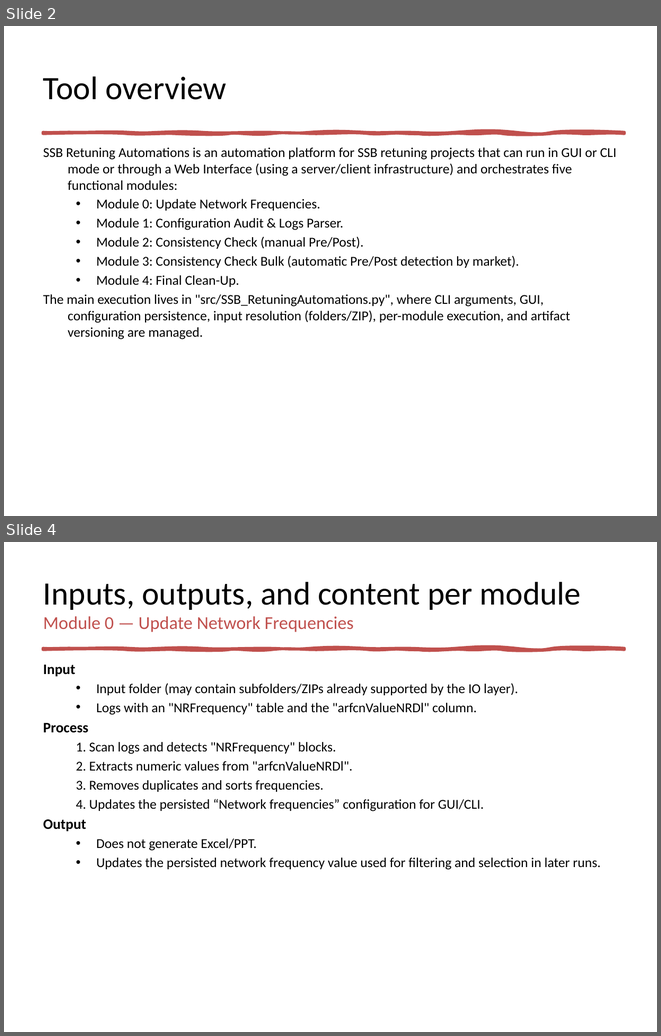
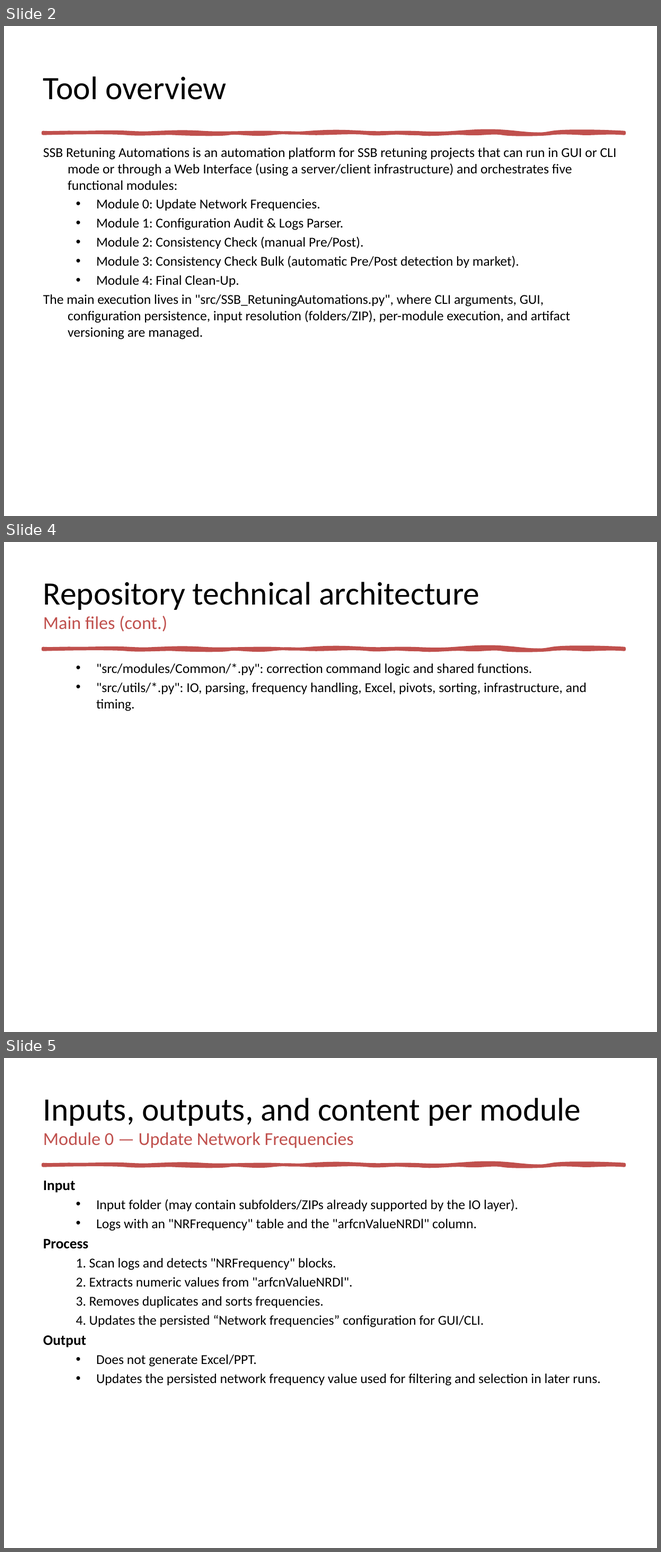
Before and after one commit to jaimetur/SSB_RetuningAutomations, a slide deck: help/User-Guide-SSB-Retuning-Automations-v0.7.2.pptx. Shown one above the other, each under a label of ours: slides 2 and 4 before the commit, slides 2, 4 and 5 after it; the slides between them are not shown. The pictures are 661x1036 and 661x1552 pixels, drawn with LibreOffice and Linux fonts; fonts in the diff are those of the drawing. Boxes give left, top, right and bottom in pixels: in the first picture for what was removed or moved away, otherwise in the second. Text is boxed around its words. In the diff, an @@ line names an element or a change of style, - is before the commit and + after.

```diff
--- a/help/User-Guide-SSB-Retuning-Automations-v0.7.2.pptx
+++ b/help/User-Guide-SSB-Retuning-Automations-v0.7.2.pptx
@@ slide 4 added at (x1=4, y1=542, x2=657, y2=1032), background #FFFFFF; not listed: 1 template element that a slide beside it also shows @@
@@ title added at (x1=43, y1=582, x2=479, y2=632), 36 pt, text #000000 @@
+Repository technical architecture
+Main files (cont.)
@@ text added at (x1=96, y1=663, x2=586, y2=711), 15 pt, text #000000 @@
+  • "src/modules/Common/*.py": correction command logic and shared functions.
+  • "src/utils/*.py": IO, parsing, frequency handling, Excel, pivots, sorting, infrastructure, and timing.
@@ what was slide 4 is now slide 5 @@
```
Also in this commit, not shown: 4 slides changed, 10 other files.
